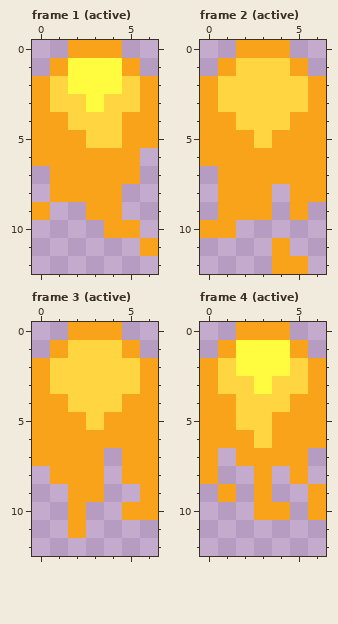
Two versions of one pixel-art file, data/sprites/effects/fireball.aseprite. The picture above was drawn from the file before the commit.
7x13 pixels, 5 frames. Shown: frame 1 (active), frame 2 (active), frame 3 (active), frame 4 (active). The commit also changed other frames, which this record leaves out.
The same view after the edit:
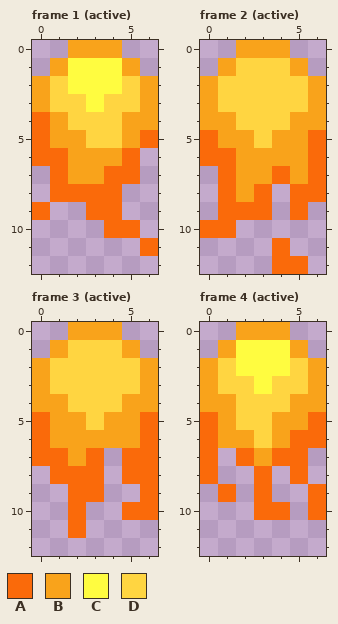
Palette (. is transparent): A #fa6a0a  B #f9a31b  C #fffc40  D #ffd541
What changed:
Changed rows in their new state; - is an unchanged pixel.
Frame 1 (active):
first column x 0:
 4 A------
 5 A-----A
 6 AA---A-
 7 -A--AA-
 8 -AAAA--
 9 A--AA--
10 ----AA-
11 ------A
Frame 2 (active):
first column x 0:
 5 A-----A
 6 AA----A
 7 -A--A-A
 8 -A-A-AA
 9 -AAA-A-
10 AA-----
11 ----A--
12 ----AA-
Frame 3 (active):
first column x 0:
 5 A-----A
 6 A-----A
 7 AA-A-AA
 8 -AAA-AA
 9 --AA--A
10 --A--AA
11 --A----
Frame 4 (active):
first column x 0:
 5 A-----A
 6 A----AA
 7 A-A-AA-
 8 A--A-A-
 9 -A-A--A
10 ---AA-A
